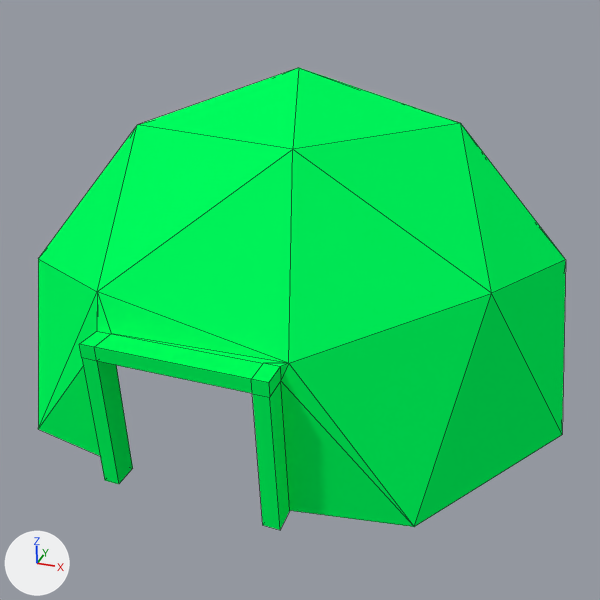
The Blender file models/base.blend, before and after one commit.
Rendered twice from the file's camera 'Camera'. Every picture has the same lights, and +X, +Y and +Z are marked at lower left. Mesh edges are drawn as thin lines.
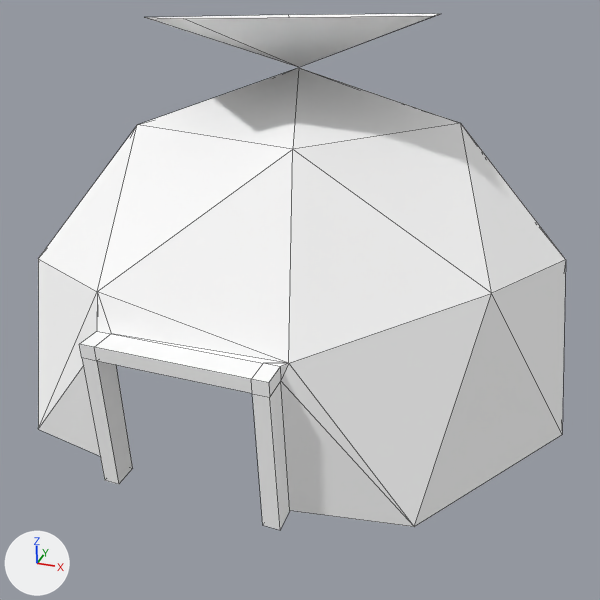
The newer file is also rescaled (x0.885), turned or shifted as a whole; pictures and numbers use the older file's frame.

Location of each change, (x1, y1, x2, y2) in pixels of the pictures (600 x 600 px):
'Sphere', recoloured (green to white): (38, 68, 566, 530) in both
'colorFlagObj', added: after (145, 14, 439, 67)

What changed in the scene script:
```text
Change mat_material_001:
    mat_material_001.base_color: (0.0, 1.0, 0.112) -> (1.0, 1.0, 1.0)  # green #00ff5e -> white #ffffff
Add me_colorflag:
    me_colorflag.from_pydata([(0.0, 0.0, 0.08), (0.526, 0.0, -0.069), (0.162, -0.5, -0.069), (-0.425, -0.309, -0.069), (-0.425, 0.309, -0.069), (0.162, 0.5, -0.069)], [], [(0, 1, 2), (0, 2, 3), (0, 3, 4), (0, 4, 5), (0, 5, 1)])
    me_colorflag.materials.append(mat_material_001)  # white #ffffff
Add ob_colorflagobj:
    ob_colorflagobj = bpy.data.objects.new('colorFlagObj', me_colorflag)
    ob_colorflagobj.location = (0.0, 0.0, 1.22)
    ob_colorflagobj.rotation_euler = (-3.142, 0.0, 0.732)  # degrees (-180, 0, 42)
    ob_colorflagobj.scale = (1.13, 1.13, 1.13)
```
